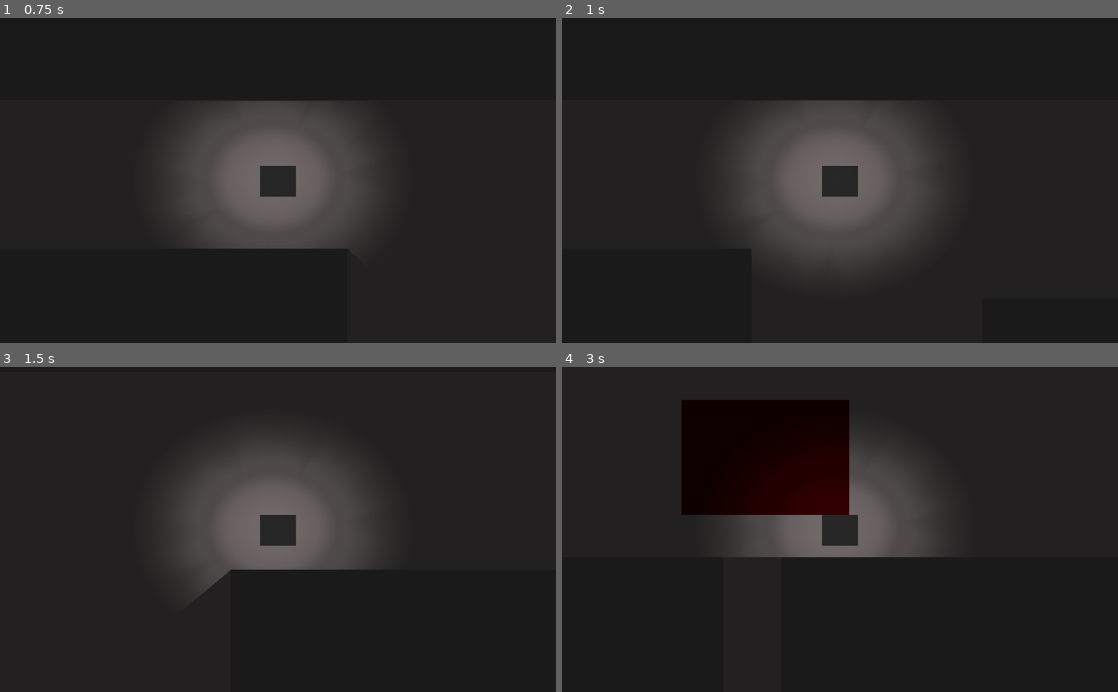
Above: before the commit, frames 1-4 (two rows, left to right).
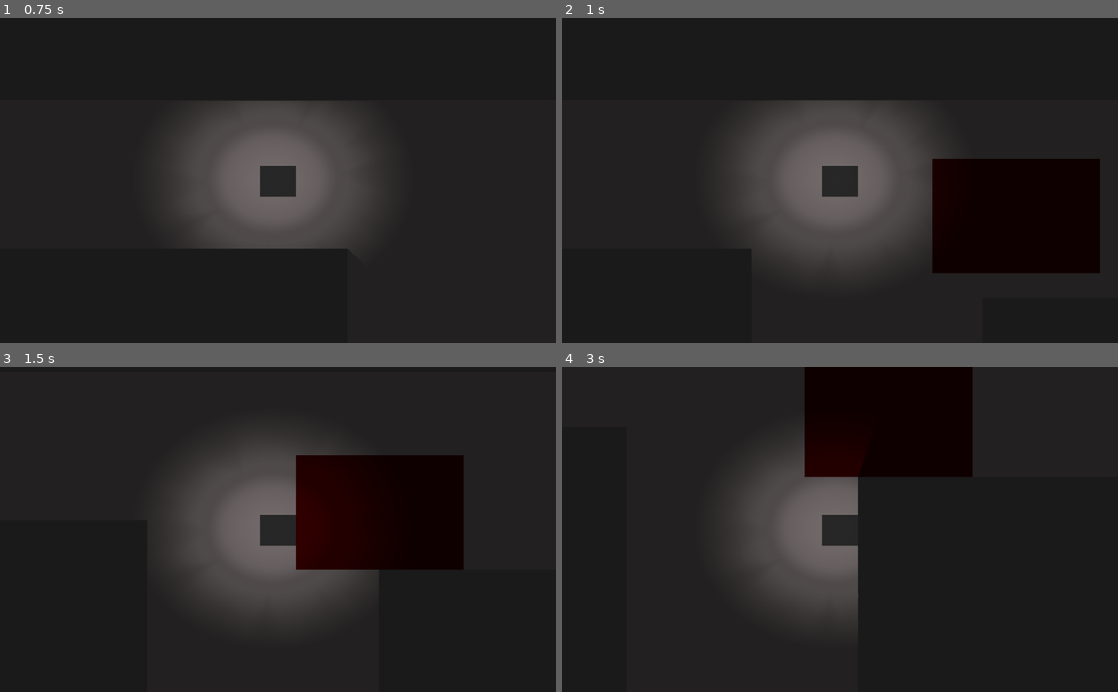
Above: after the commit, the same moments.

Repository: Seniordelpan/nuevo_juego
Game: Godot game, scene res://escenas/World.tscn
Same seed, same stepped clock (60 frames per second), same inputs: the game is played once before the commit and once after it. The project has no main scene, so this scene is started directly.
Inputs:
- Up to frame 1 (0.75 s): tap Enter at 0.5 s; hold Right (ui_right) from 0.53 s (still down); hold Shift (mov_run) from 0.53 s (still down)
- Up to frame 2 (1 s): keep holding Right (ui_right); keep holding Shift (mov_run)
- Up to frame 3 (1.5 s): release Right (ui_right) at 1.28 s; release Shift (mov_run) at 1.28 s; hold Down (ui_down) from 1.28 s (still down); tap Shift (mov_run) at 1.35 s
- Up to frame 4 (3 s): release Down (ui_down) at 2.03 s; hold Right (ui_right) 2.03-2.78 s; hold Shift (mov_run) 2.03-2.78 s; hold Up (ui_up) from 2.78 s (still down); tap Shift (mov_run) at 2.85 s

Frame 1 is identical in both runs. In frame 2, 11% of the frame differs, in the area x 66-97%, y 43-79%; in frame 3, 14%; in frame 4, 24%, in the area x 21-74%, y 0-80%.

Commit message:
Add files via upload

Diff:
--- a/Nuevo Proyecto de Juego/escenas/World.tscn
+++ b/Nuevo Proyecto de Juego/escenas/World.tscn
@@ -13,7 +13,7 @@
 polygon = PoolVector2Array( -2, 194, 384, 194, 384, 2243, -2, 2243 )
 
 [sub_resource type="OccluderPolygon2D" id=6]
-polygon = PoolVector2Array( 640, 258, 640, 2178, 1600, 2178, 1601, 1474, 1664, 1474, 1664, 1408, 1471, 1408, 1472, 1026, 1664, 1026, 1664, 962, 1600, 962, 1600, 258 )
+polygon = PoolVector2Array( 640, 258, 640, 2178, 1600, 2178, 1600, 1474, 1664, 1474, 1664, 1410, 1472, 1410, 1472, 1026, 1664, 1026, 1664, 962, 1600, 962, 1600, 258 )
 
 [sub_resource type="OccluderPolygon2D" id=11]
 polygon = PoolVector2Array( 0, 2434, 0, -317, -319, -317, -319, 2753, 1, 2753 )
@@ -28,6 +28,7 @@
 polygon = PoolVector2Array( 3711, -318, -65, -318, -65, 3, 3711, 1 )
 
 [sub_resource type="OccluderPolygon2D" id=15]
+polygon = PoolVector2Array( 2752, 2178, 1856, 2178, 1856, 1474, 1792, 1474, 1792, 1410, 1984, 1410, 1984, 1026, 1792, 1026, 1792, 962, 1856, 962, 1856, 258, 2752, 258 )
 
 [sub_resource type="ConvexPolygonShape2D" id=1]
 points = PoolVector2Array( 160, 32, 0, 32, 0, 0, 160, 0 )
@@ -120,14 +121,14 @@
 [node name="World" type="Node2D"]
 
 [node name="ColorRect" type="ColorRect" parent="."]
-margin_left = -5.0
-margin_top = 4.0
-margin_right = 3510.0
-margin_bottom = 2557.0
+margin_left = -6.0
+margin_top = 13.0
+margin_right = 3509.0
+margin_bottom = 2566.0
 color = Color( 0.498039, 0.470588, 0.470588, 1 )
 
 [node name="enemigo" parent="." instance=ExtResource( 4 )]
-position = Vector2( 1106, 115 )
+position = Vector2( 1098, 123 )
 
 [node name="Path2D" type="Path2D" parent="enemigo"]
 curve = SubResource( 10 )
--- a/Nuevo Proyecto de Juego/scripts/KinematicBody2D.gd
+++ b/Nuevo Proyecto de Juego/scripts/KinematicBody2D.gd
@@ -1,8 +1,13 @@
 extends KinematicBody2D
 
+var player : KinematicBody2D
 
-onready var player = get_node("/root/escenas/Player.tscn")
+export (int) var speed := 450
 
+func _ready():
+	player = get_node("../Player")
 
 func _physics_process(delta):
-	pass
+	var player_position = player.global_position
+	var direction = (player_position - global_position).normalized()
+	var current_velocity = move_and_slide(direction * speed)
